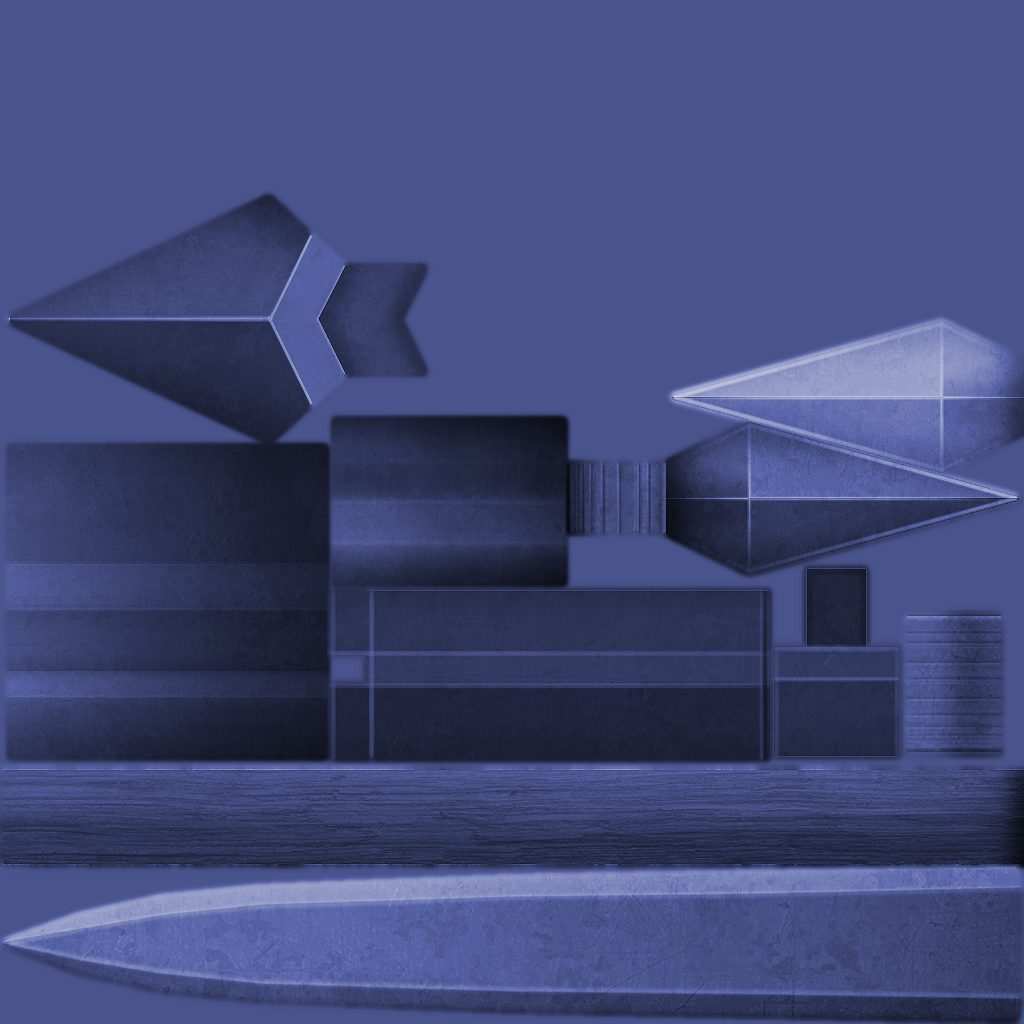
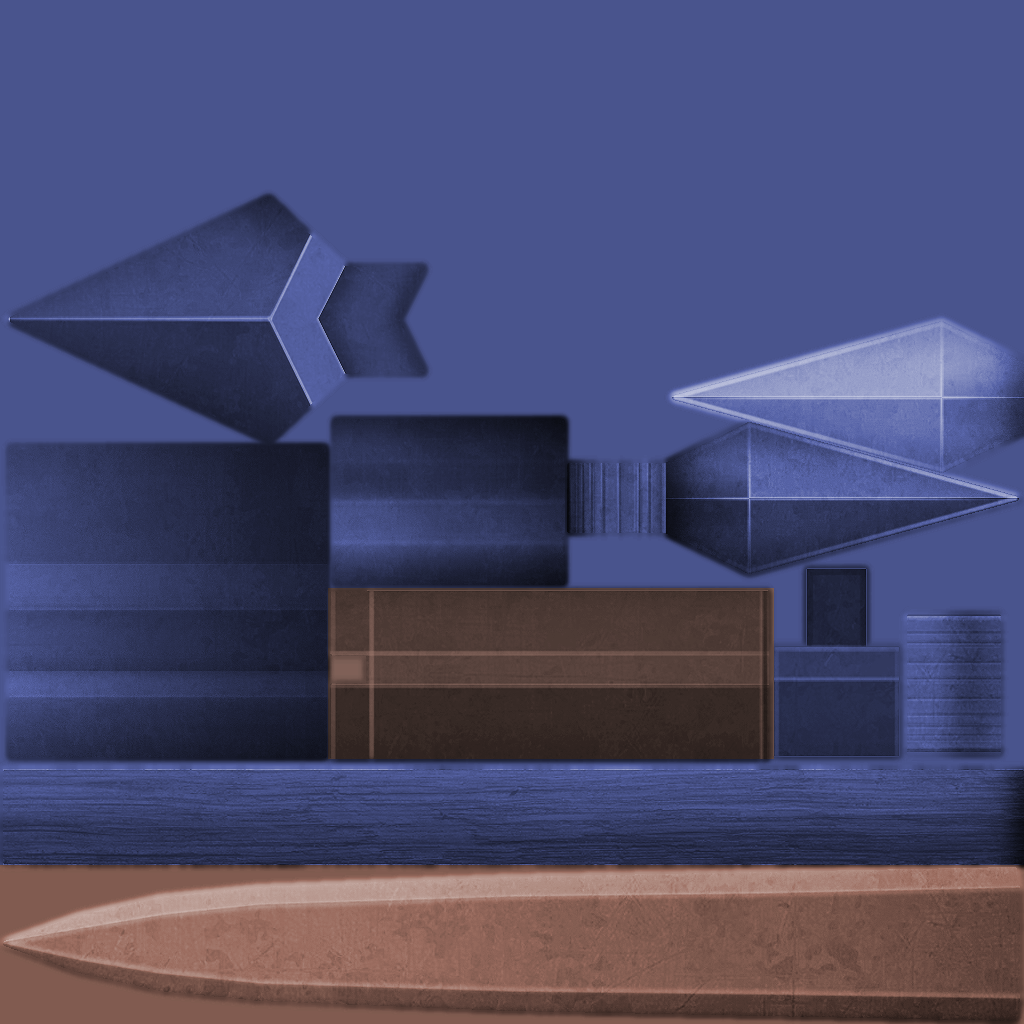
The second 1024 × 1024 image is a revision of the first. Changes to its layers:
painted on "Layer 0" over [0, 588, 1024, 1024]
